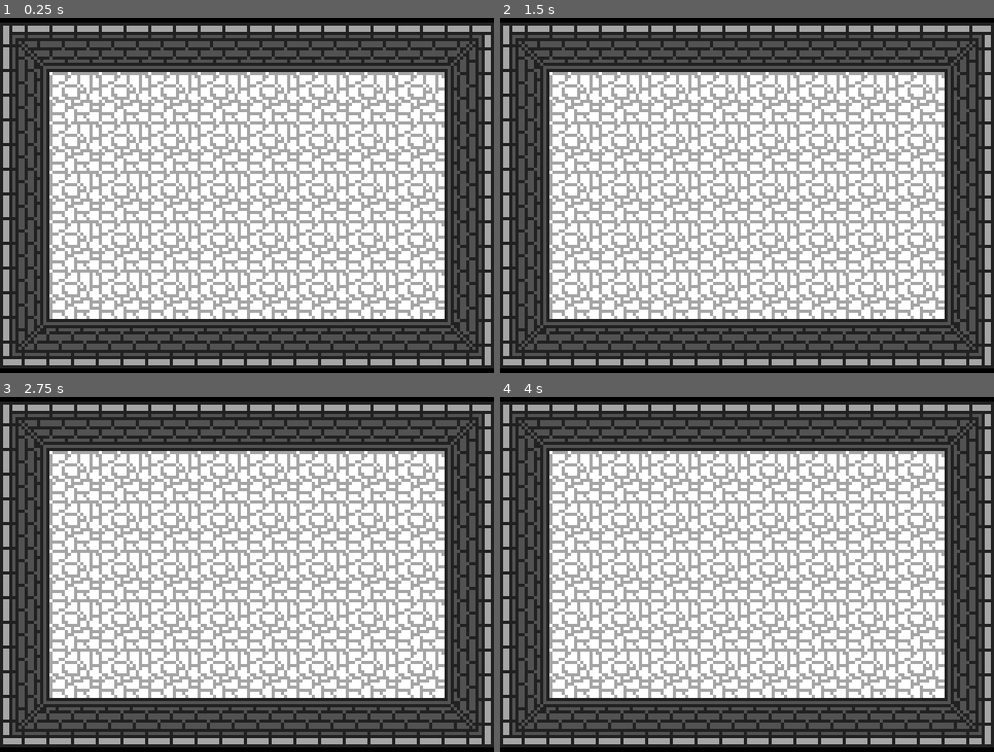
Above: before the commit, frames 1-4 (two rows, left to right).
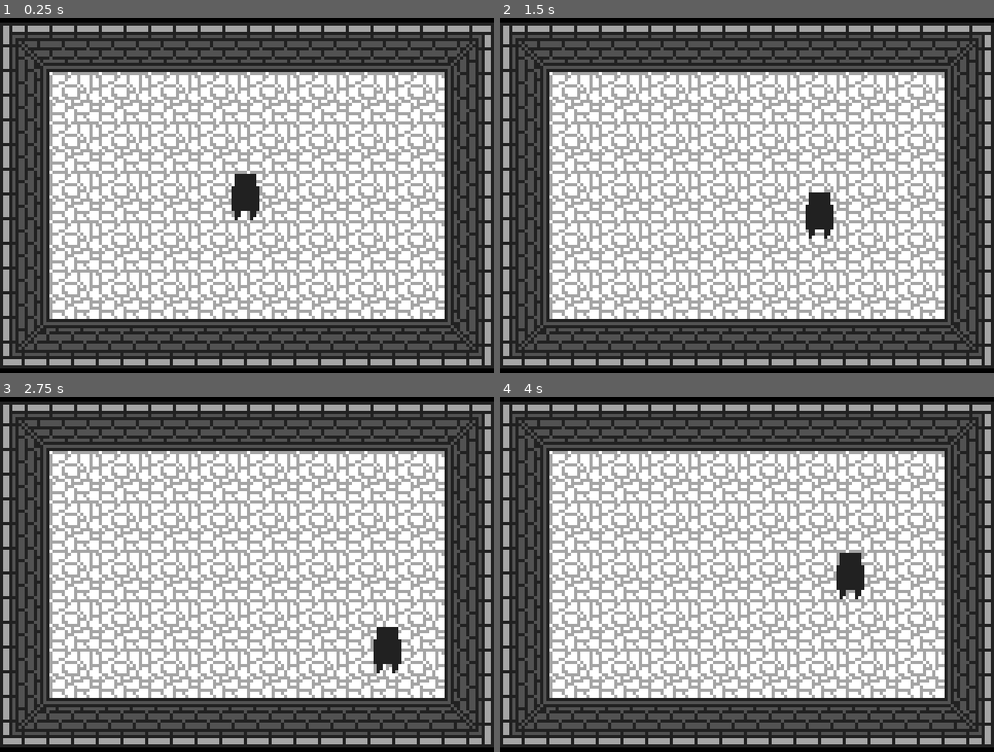
Above: after the commit, the same moments.

Repository: LucaAndreoli-code/GBJam14
Game: Godot game, scene res://scenes/demo/test_room/test_room_dazorn.tscn
Same seed, same stepped clock (60 frames per second), same inputs: the game is played once before the commit and once after it. This scene is started directly instead of the project's main scene.
Inputs:
- Up to frame 1 (0.25 s): no input
- Up to frame 2 (1.5 s): tap Enter at 0.5 s; hold Right (dpad_right) 0.53-1.28 s; hold X (btn_a) 0.53-1.28 s; hold Down (dpad_down) from 1.28 s (still down); tap Z (btn_b) at 1.35 s
- Up to frame 3 (2.75 s): release Down (dpad_down) at 2.03 s; hold Right (dpad_right) from 2.03 s (still down); hold X (btn_a) from 2.03 s (still down)
- Up to frame 4 (4 s): release Right (dpad_right) at 2.78 s; release X (btn_a) at 2.78 s; hold Up (dpad_up) 2.78-3.53 s; tap Z (btn_b) at 2.85 s; hold Left (dpad_left) from 3.53 s (still down); hold X (btn_a) from 3.53 s (still down)

The runs differ from the first frame. In frame 1, 0.6% of the frame differs, in the area x 46-53%, y 43-57%; in frame 2, 0.6%; in frame 3, 0.6%; in frame 4, 0.6%.

Commit message:
Applied a light source to a temporary player

Diff:
--- a/project.godot
+++ b/project.godot
@@ -32,6 +32,10 @@
 window/size/window_height_override=576
 window/stretch/mode="viewport"
 window/stretch/scale_mode="integer"
+
+[global_group]
+
+light_sources="A light source which is considered by the visibility shader"
 
 [input]
 
--- /dev/null
+++ b/scenes/demo/test_room/player_temp_controller.gd
@@ -0,0 +1,11 @@
+extends CharacterBody2D
+
+const SPEED = 32.0
+
+func _physics_process(delta: float) -> void:
+	var direction := Input.get_vector("dpad_left", "dpad_right", "dpad_up", "dpad_down")
+	if direction:
+		velocity = direction * SPEED
+	else:
+		velocity = Vector2.ZERO
+	move_and_slide()
--- a/scenes/demo/test_room/test_room_dazorn.tscn
+++ b/scenes/demo/test_room/test_room_dazorn.tscn
@@ -1,6 +1,8 @@
 [gd_scene format=4 uid="uid://8g2kqqw3l7yp"]
 
 [ext_resource type="Texture2D" uid="uid://bxtcrthh2vobe" path="res://assets/tilesets/demo/dungeon_tileset.png" id="1_hskl6"]
+[ext_resource type="Script" uid="uid://dg14dg2mbg8n7" path="res://scenes/demo/test_room/player_temp_controller.gd" id="2_xq2r0"]
+[ext_resource type="Texture2D" uid="uid://0ykypjmmgjq6" path="res://assets/sprites/demo/temp_player.png" id="3_xq2r0"]
 
 [sub_resource type="TileSetAtlasSource" id="TileSetAtlasSource_e4vl8"]
 texture = ExtResource("1_hskl6")
@@ -28,3 +30,10 @@
 [node name="TerrainTilemap" type="TileMapLayer" parent="." unique_id=390300253]
 tile_map_data = PackedByteArray("AAAJAAEAAAABAAAAAAAAAAEAAAAAAAAAAAAAAAcAAAAAAAEAAAAJAAcAAAABAAEAAAABAAEAAAABAAIAAAACAA …(1040 unchanged characters)…
 tile_set = SubResource("TileSet_0mymv")
+
+[node name="FakePlayer" type="CharacterBody2D" parent="." unique_id=2085378037 groups=["light_sources"]]
+position = Vector2(80, 72)
+script = ExtResource("2_xq2r0")
+
+[node name="Sprite2D" type="Sprite2D" parent="FakePlayer" unique_id=718595948]
+texture = ExtResource("3_xq2r0")
--- /dev/null
+++ b/scripts/core/screen_visibility_manager.gd
@@ -0,0 +1,17 @@
+extends SubViewportContainer
+
+func _process(_delta: float) -> void:
+	var light_sources := get_tree().get_nodes_in_group("light_sources")
+	if light_sources.size() == 0:
+		return
+	var source := light_sources[0] as Node2D
+	if source == null:
+		push_warning("Found light source which is not Node2D: %s" % light_sources[0].name)
+		return
+	_apply(source)
+
+func _apply(source: Node2D) -> void:
+	if material == null:
+		push_error("No material found on VisibilityContainer: visibility not applied")
+		return
+	material.set_shader_parameter("light_pos", round(source.global_position))
Binary file added: assets/sprites/demo/temp_player.png
Not shown, added: assets/sprites/demo/temp_player.png.import
Not shown, added: scenes/demo/test_room/player_temp_controller.gd.uid
Not shown, added: scripts/core/screen_visibility_manager.gd.uid
